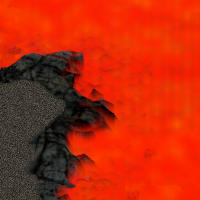
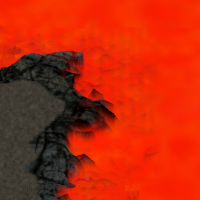
The second 200x200 image is a revision of the first. Changes to its layers:
painted on "Pasted Layer" over [0, 0, 200, 200]
painted on "New Layer" over [0, 0, 200, 200]
